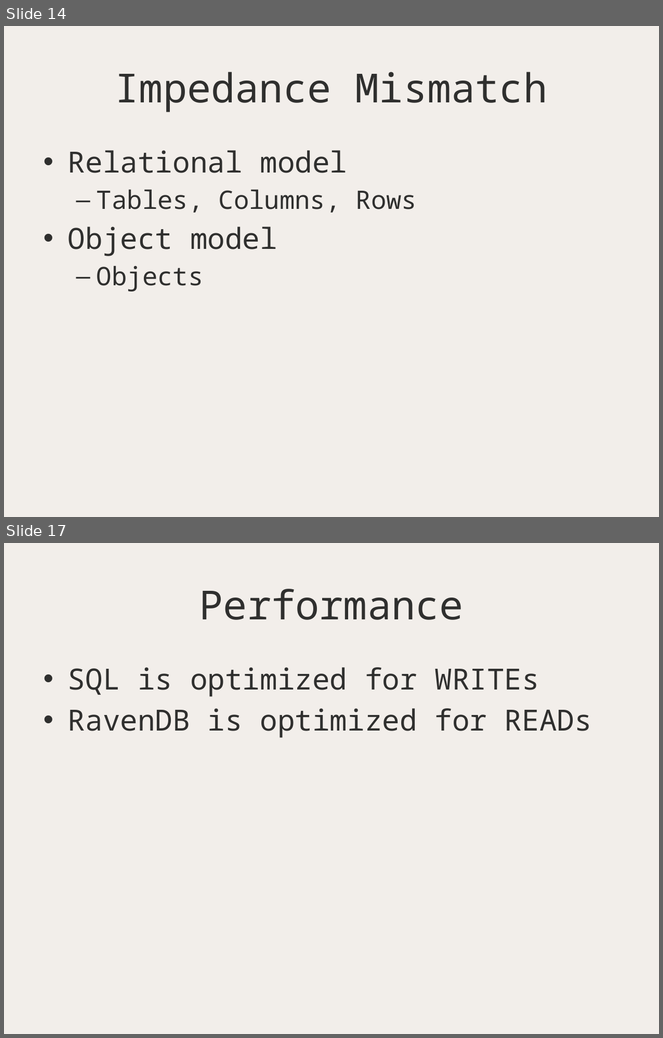
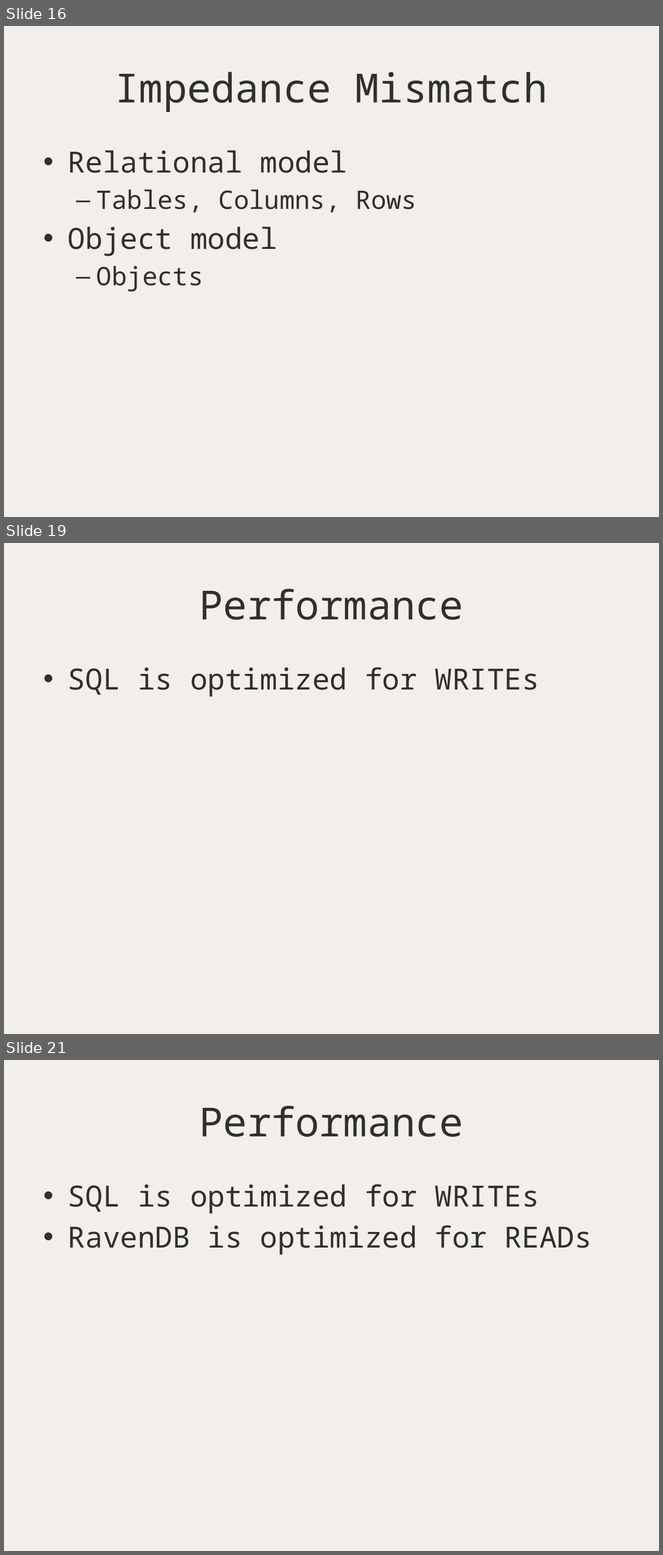
Before and after one commit to ondrejbalas/talks-ravendb-intro, a slide deck: Geting started with No SQL using RavenDB.pptx. Shown one above the other, each under a label of ours: slides 14 and 17 before the commit, slides 16, 19 and 21 after it; the slides between them are not shown. The pictures are 663x1038 and 663x1555 pixels, drawn with LibreOffice and Linux fonts; fonts in the diff are those of the drawing. Boxes give left, top, right and bottom in pixels: in the first picture for what was removed or moved away, otherwise in the second. Text is boxed around its words. In the diff, an @@ line names an element or a change of style, - is before the commit and + after.

```diff
--- a/Geting started with No SQL using RavenDB.pptx
+++ b/Geting started with No SQL using RavenDB.pptx
@@ slide 19 added at box(4, 543, 659, 1034), background #F2EEEA @@
@@ title added at box(200, 589, 464, 620), 44 pt, text #2F2F2E @@
+Performance
@@ text added at box(68, 667, 540, 697), 32 pt, text #2F2F2E @@
+• SQL is optimized for WRITEs
@@ what was slide 14 is now slide 16 @@
@@ what was slide 17 is now slide 21 @@
```
Also in this commit, not shown: 4 slides changed, 3 other slides added, 18 other files.
